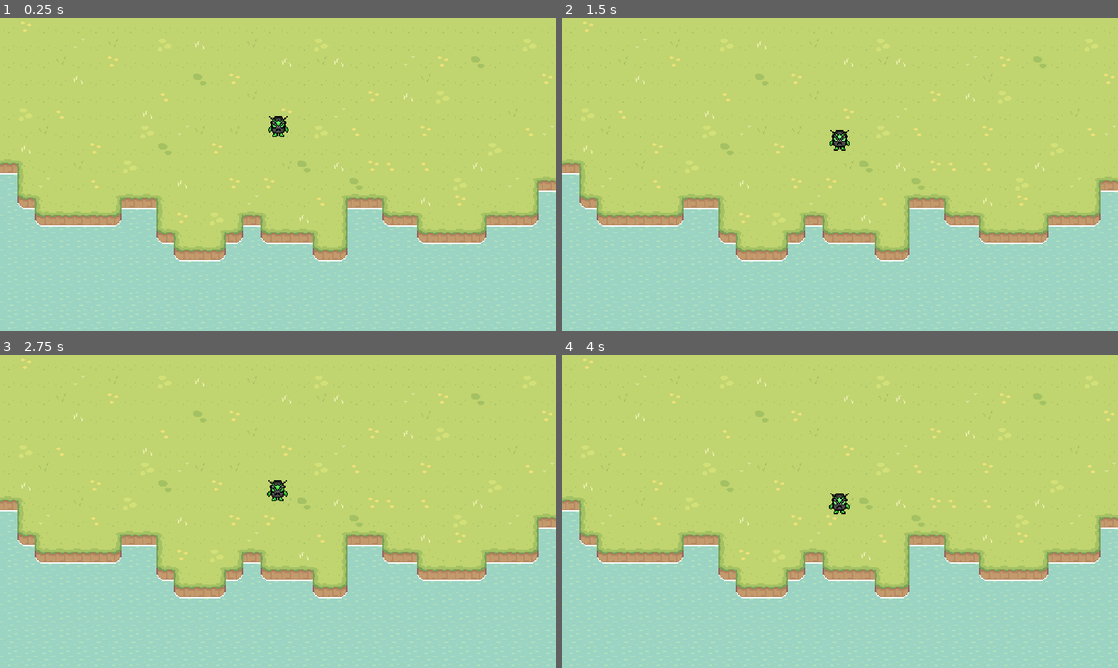
Above: before the commit, frames 1-4 (two rows, left to right).
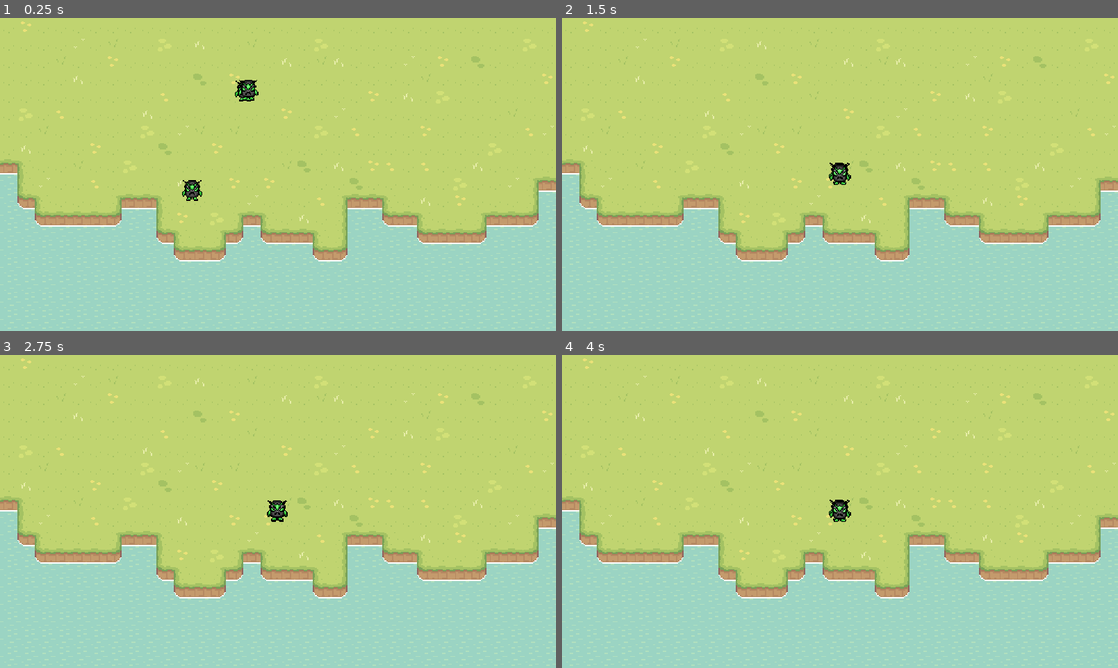
Above: after the commit, the same moments.

Repository: CrippledJevil/Command-Line-Invaders
Game: Godot game, scene res://Scenes/Map.tscn
The game is run twice, just before and just after one commit, with the same random seed, the same clock (stepped at 60 frames per second) and the same inputs.
Inputs (mouse positions are in pixels of both pictures, inside the frame that each line leads up to):
- Up to frame 1 (0.25 s): no input
- Up to frame 2 (1.5 s): tap Enter at 0.5 s; move the mouse to (962, 158) at 0.52 s; hold D 0.53-1.28 s; tap Q at 0.6 s; click (962, 158) at 0.67 s; tap Space at 0.77 s; move the mouse to (728, 190) at 1.27 s; hold S from 1.28 s (still down); tap E at 1.35 s
- Up to frame 3 (2.75 s): tap Space at 1.52 s; move the mouse to (333, 442) at 2.02 s; release S at 2.03 s; hold D from 2.03 s (still down); tap R at 2.1 s
- Up to frame 4 (4 s): move the mouse to (812, 574) at 2.77 s; release D at 2.78 s; hold W 2.78-3.53 s; tap T at 2.85 s; click (812, 574) at 2.92 s; tap Space at 3.02, 3.77 s; move the mouse to (1006, 558) at 3.52 s; hold A from 3.53 s (still down); tap Y at 3.6 s

The runs differ from the first frame. In frame 1, 0.6% of the frame differs, in the area x 32-52%, y 19-59%; in frame 2, 0.4%; in frame 3, 0.4%; in frame 4, 0.2%.

Commit message:
Radial Movement

Diff:
--- a/Scenes/Map.tscn
+++ b/Scenes/Map.tscn
@@ -1,9 +1,8 @@
-[gd_scene load_steps=10 format=3 uid="uid://dqskniy2lw4vr"]
+[gd_scene load_steps=9 format=3 uid="uid://dqskniy2lw4vr"]
 
 [ext_resource type="Texture2D" uid="uid://kn8ymiwnfa33" path="res://Assets/Terrain/Terrain.png" id="1_m5ekw"]
 [ext_resource type="PackedScene" uid="uid://cgfd22t0s5fv" path="res://Scenes/Water.tscn" id="2_o6elg"]
 [ext_resource type="PackedScene" uid="uid://baha4qtdopswn" path="res://Scenes/EnemyManager.tscn" id="3_tk1wx"]
-[ext_resource type="PackedScene" uid="uid://ranshipduc4q" path="res://Scenes/Enemy.tscn" id="4_58f86"]
 
 [sub_resource type="GDScript" id="GDScript_2tilh"]
 script/source = "extends Node2D
@@ -74,8 +73,5 @@
 scale = Vector2(1000, 1000)
 shape = SubResource("CircleShape2D_56b1c")
 
-[node name="Enemy" parent="EnemyManager" instance=ExtResource("4_58f86")]
-position = Vector2(1, -46)
-
 [node name="Camera2D" type="Camera2D" parent="."]
 zoom = Vector2(2.25, 2.25)
--- a/Scripts/Enemy.gd
+++ b/Scripts/Enemy.gd
@@ -4,7 +4,7 @@
 
 @export var health: float = 100
 @export var mode: int = 0
-@export var speed: float = 10
+@export var speed: float = 100
 @export var dmg: float = 0
 @export var target: Vector2 = Vector2(0, 0)
 var currentTarget = target
@@ -23,13 +23,16 @@
     currentTarget = target
 
   var distance = Vector2(target.x - self.position.x, target.y - self.position.y)
-  self.position.x += min(speed, abs(distance.x)) * sign(distance.x) * delta
-  self.position.y += min(speed, abs(distance.y)) * sign(distance.y) * delta
+  var denominator = abs(distance.x) + abs(distance.y)
+  var x = distance.x / denominator * delta * speed
+  var y = distance.y / denominator * delta * speed
+  self.position.x += x
+  self.position.y += y
 
 func set_mode(mde:int):
   mode = mde;
   health = 50 * mode
-  speed = 3 * mode
+  #speed = 3 * mode
   dmg = 5 * mode
   pass
 
--- a/Scripts/EnemyManager.gd
+++ b/Scripts/EnemyManager.gd
@@ -1,7 +1,7 @@
 extends Area2D
 var gold = 0;
 var wave = 0;
-var distance = 10;
+var distance = 100;
 var rng = RandomNumberGenerator.new();
 const enemies = ["res://Scenes/Enemy.tscn","res://Scenes/Enemy.tscn","res://Scenes/Enemy.tscn"]
 
@@ -29,4 +29,5 @@
   var degrees = rng.randf_range(0, 120)-60
   spawned_enemy.position = Vector2(sin(degrees) * distance, cos(degrees) * distance)
   print(spawned_enemy.position)
+  add_child(spawned_enemy)
   pass
